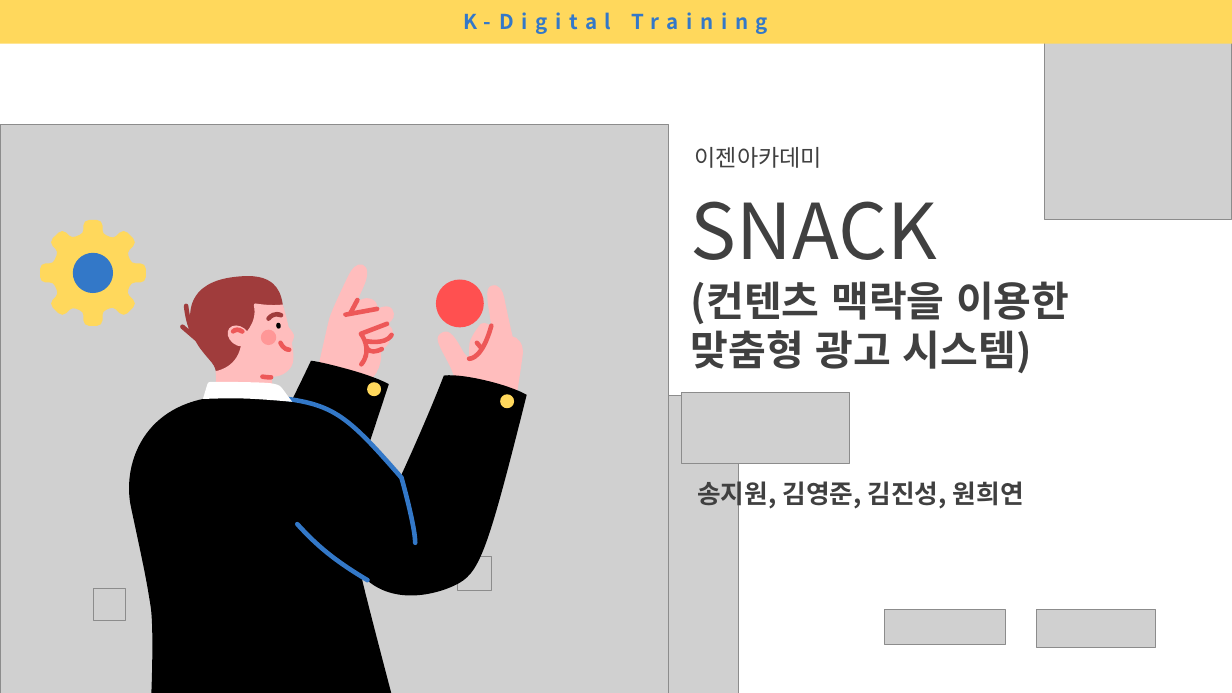
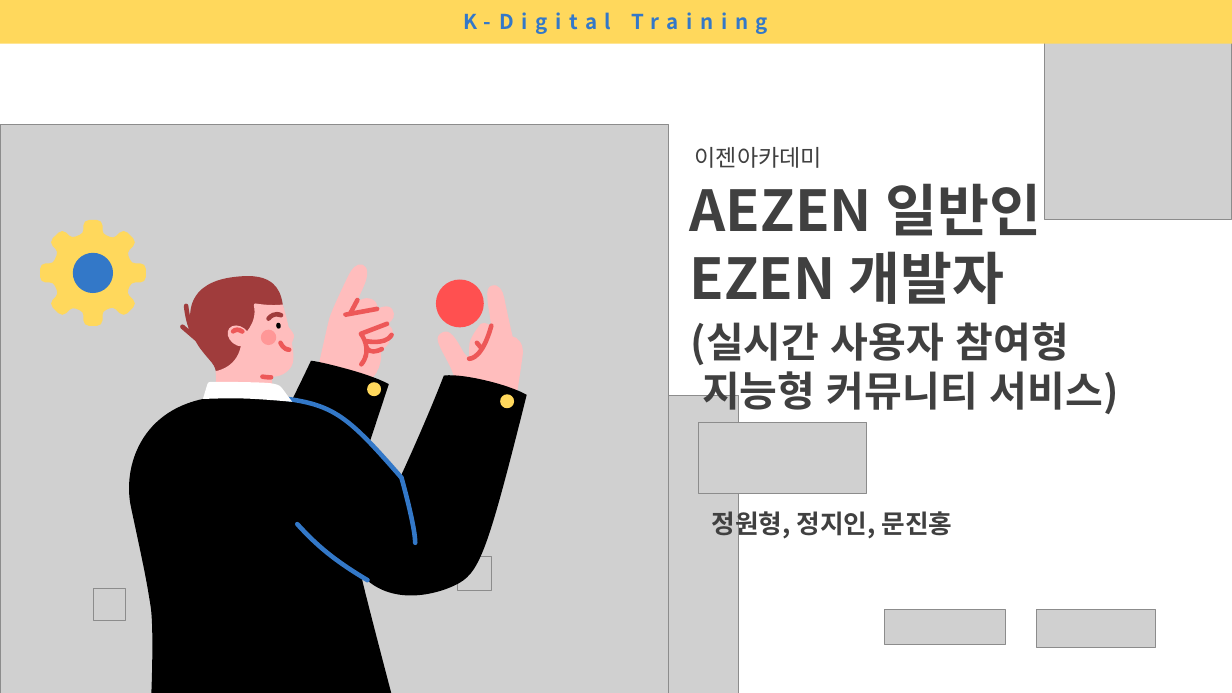
Before and after one commit to ekaxoddltka-source/flaskproject, a slide deck: slide 1 of html변환전/ppt/01.중간발표양식.pptx. Drawn at 1232x693 pixels with LibreOffice and Linux fonts; fonts in the diff are those of the drawing; grey boxes stand for pictures; background and template pictures are left out. Boxes give left, top, right and bottom in pixels: in the first picture for what was removed or moved away, otherwise in the second. Text is boxed around its words. In the diff, an @@ line names an element or a change of style, - is before the commit and + after.

```diff
--- a/html변환전/ppt/01.중간발표양식.pptx
+++ b/html변환전/ppt/01.중간발표양식.pptx
@@ text at [690, 183, 1041, 304]: text changed; size 32 to 44 pt @@
-SNACK
-(컨텐츠 맥락을 이용한 맞춤형 광고 시스템)
+AEZEN 일반인
+EZEN 개발자
@@ text added at [691, 322, 1119, 417], 32 pt, text #404040, bold @@
+(실시간 사용자 참여형
+지능형 커뮤니티 서비스)
@@ picture: place and size @@
-picture at [682, 393, 850, 464]
+picture at [699, 422, 867, 494]
@@ text "TEAM B조": place and size @@
-text "TEAM B조" at [697, 477, 1024, 510]
+text "TEAM B조" at [711, 507, 953, 540]
@@ text at [711, 507, 953, 540]: text changed @@
-송지원, 김영준, 김진성, 원희연
+정원형, 정지인, 문진홍
```
Also in this commit, not shown: 4 other slides changed, 1 slide added, 1 other file.
